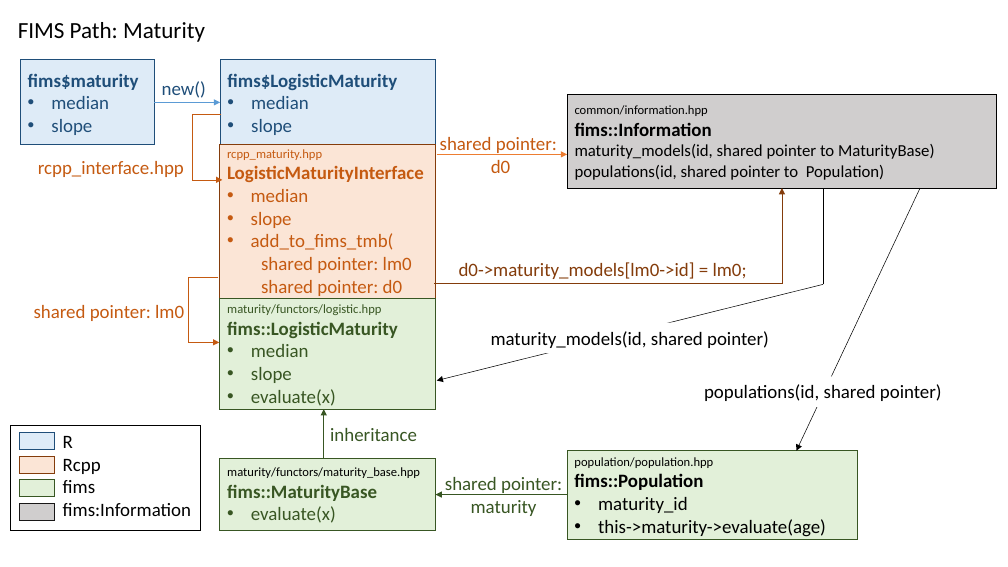
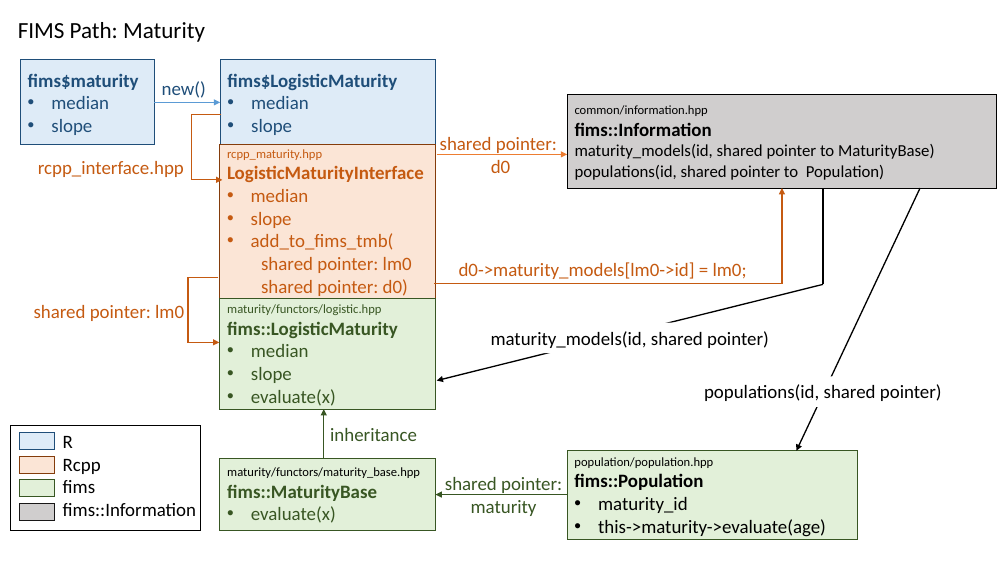
Before and after one commit to NOAA-FIMS/FIMS, a slide deck: slide 7 of vignettes/figures/fims-path-maturity.pptx. Drawn at 1008x567 pixels with LibreOffice and Linux fonts; fonts in the diff are those of the drawing. Boxes give left, top, right and bottom in pixels: in the first picture for what was removed or moved away, otherwise in the second. Text is boxed around its words. In the diff, an @@ line names an element or a change of style, - is before the commit and + after.

```diff
--- a/vignettes/figures/fims-path-maturity.pptx
+++ b/vignettes/figures/fims-path-maturity.pptx
@@ elbow arrow (434, 284) - (782, 188): stroke #843C0B 0.5 pt to #C55A11 1.25 pt @@
@@ arrow (920, 188) - (796, 451): stroke #000000 0.5 pt to #000000 1.25 pt @@
@@ text "d0->maturity_models[lm0->id] = lm0;" at (459,262,747,279): text colour #843C0B to #C55A11 @@
@@ text in rectangle at (261,279,408,296): text changed @@
-shared pointer: d0
+shared pointer: d0)
@@ arrow (437, 380) - (823, 284): stroke #000000 0.5 pt to #000000 1.25 pt @@
@@ text at (63,503,196,516): text changed @@
-fims:Information
+fims::Information
```
Also in this commit, not shown: 7 other slides changed, 8 other files.
